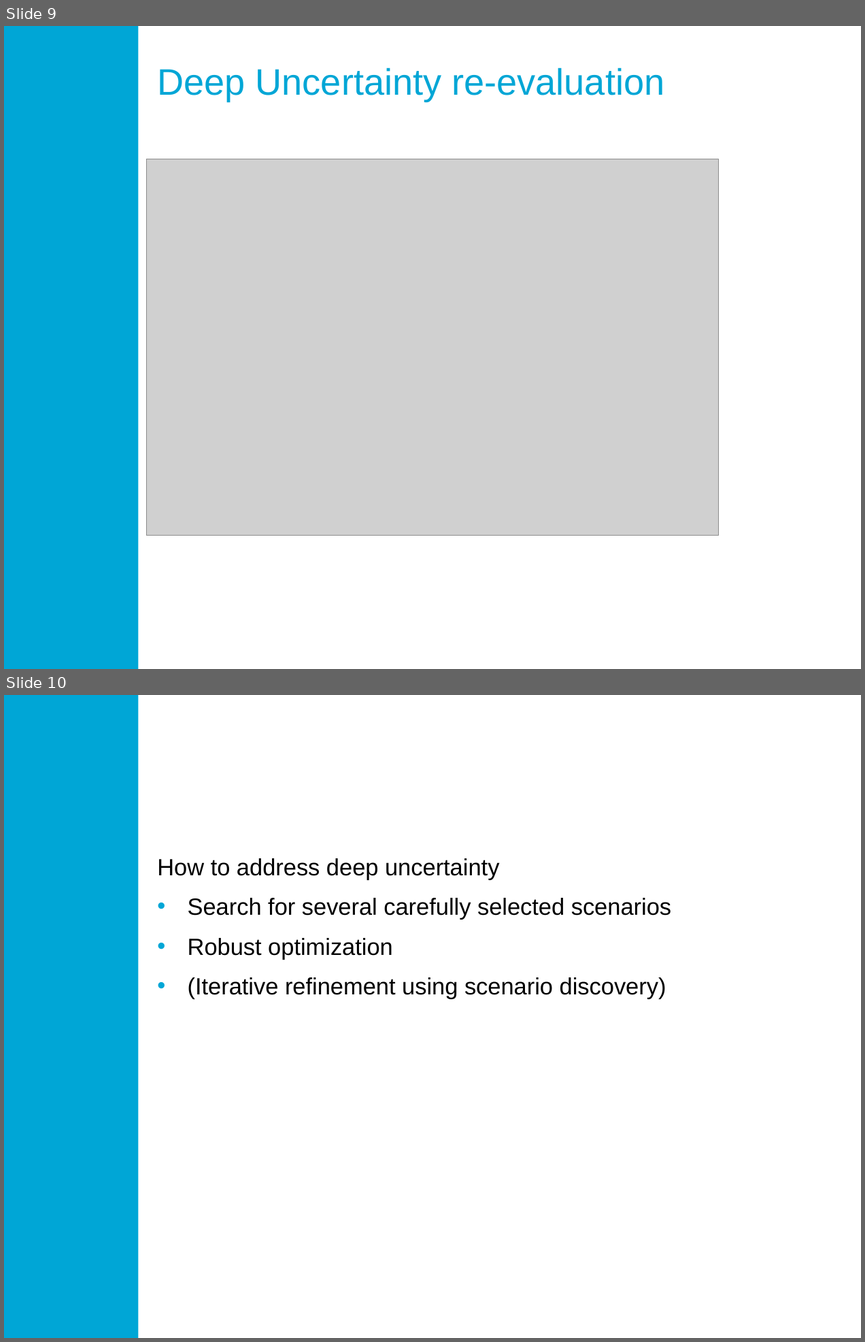
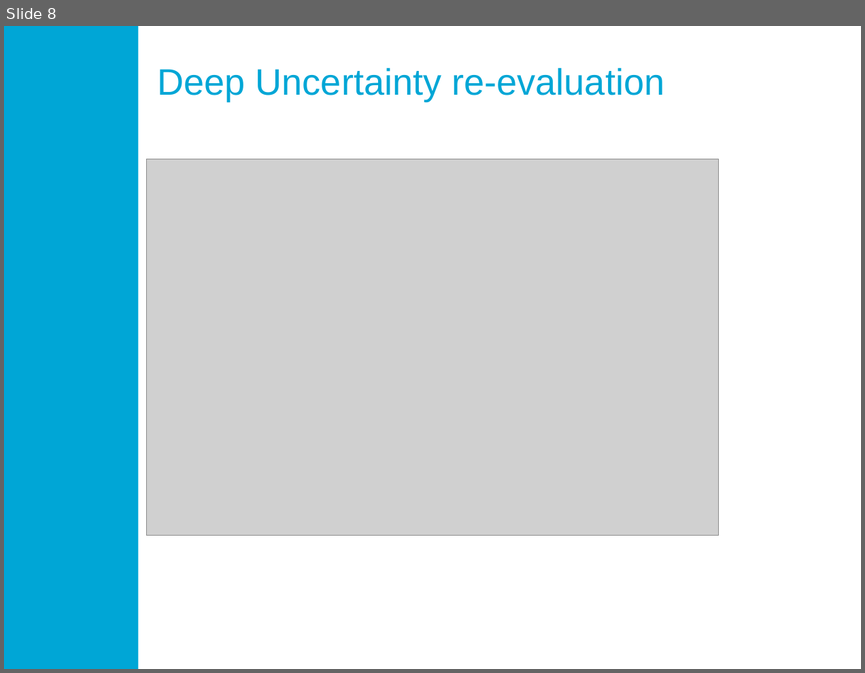
Before and after one commit to quaquel/resilience17, a slide deck: draft resilience17.pptx. Shown one above the other, each under a label of ours: slides 9 and 10 before the commit, slide 8 after it. The pictures are 865x1342 and 865x673 pixels, drawn with LibreOffice and Linux fonts; fonts in the diff are those of the drawing; grey boxes stand for pictures; background and template pictures are left out. Boxes give left, top, right and bottom in pixels: in the first picture for what was removed or moved away, otherwise in the second. Text is boxed around its words. In the diff, an @@ line names an element or a change of style, - is before the commit and + after.

```diff
--- a/draft resilience17.pptx
+++ b/draft resilience17.pptx
@@ slide 10 removed at (4, 695, 861, 1338), background #FFFFFF; not listed: 1 template element that a slide beside it also shows @@
@@ text removed at (157, 858, 671, 998) @@
-How to address deep uncertainty
-• Search for several carefully selected scenarios
-• Robust optimization
-• (Iterative refinement using scenario discovery)
@@ what was slide 9 is now slide 8 @@
```
Also in this commit, not shown: 4 slides added, 4 other slides removed, 8 other files.
